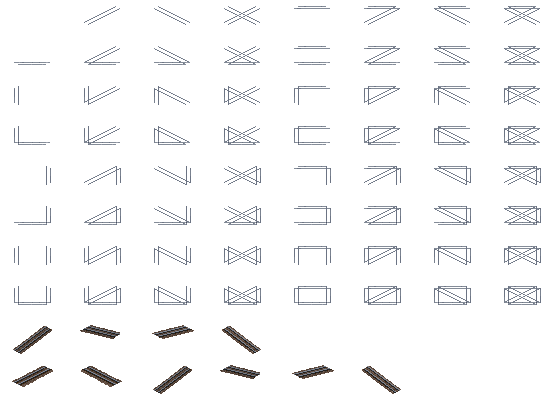
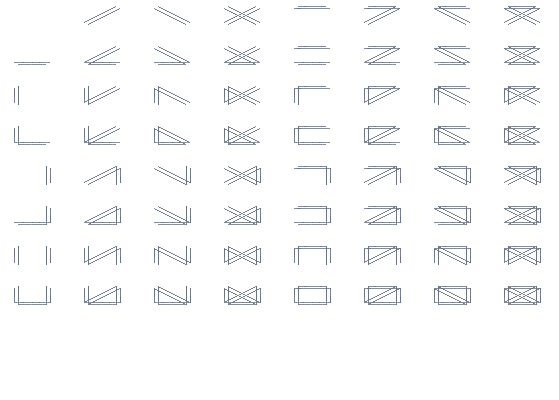
The second (559, 400) image is a revision of the first. Changes to its layers:
hid "Layer 2" over [13, 326, 401, 393]
removed layer "b_parts_1067_jp_conc_blst_2" over [81, 366, 122, 387]
removed layer "b_parts_1067_jp_conc_blst_1" over [12, 366, 53, 387]
removed layer "1067_slopes copy" over [153, 365, 401, 394]
removed layer "1067_slopes" over [13, 325, 261, 354]
painted on "1067_column copy" (1st of 4) over [508, 142, 537, 303]
painted on "1067_column" (1st of 4) over [438, 142, 467, 303]
painted on "1067_column copy" (2nd of 4) over [368, 142, 397, 303]
painted on "1067_column" (2nd of 4) over [298, 142, 327, 303]
painted on "1067_column copy" (3rd of 4) over [228, 142, 257, 303]
painted on "1067_column" (3rd of 4) over [158, 142, 187, 303]
painted on "1067_column copy" (4th of 4) over [88, 142, 117, 303]
painted on "1067_column" (4th of 4) over [18, 142, 47, 303]
